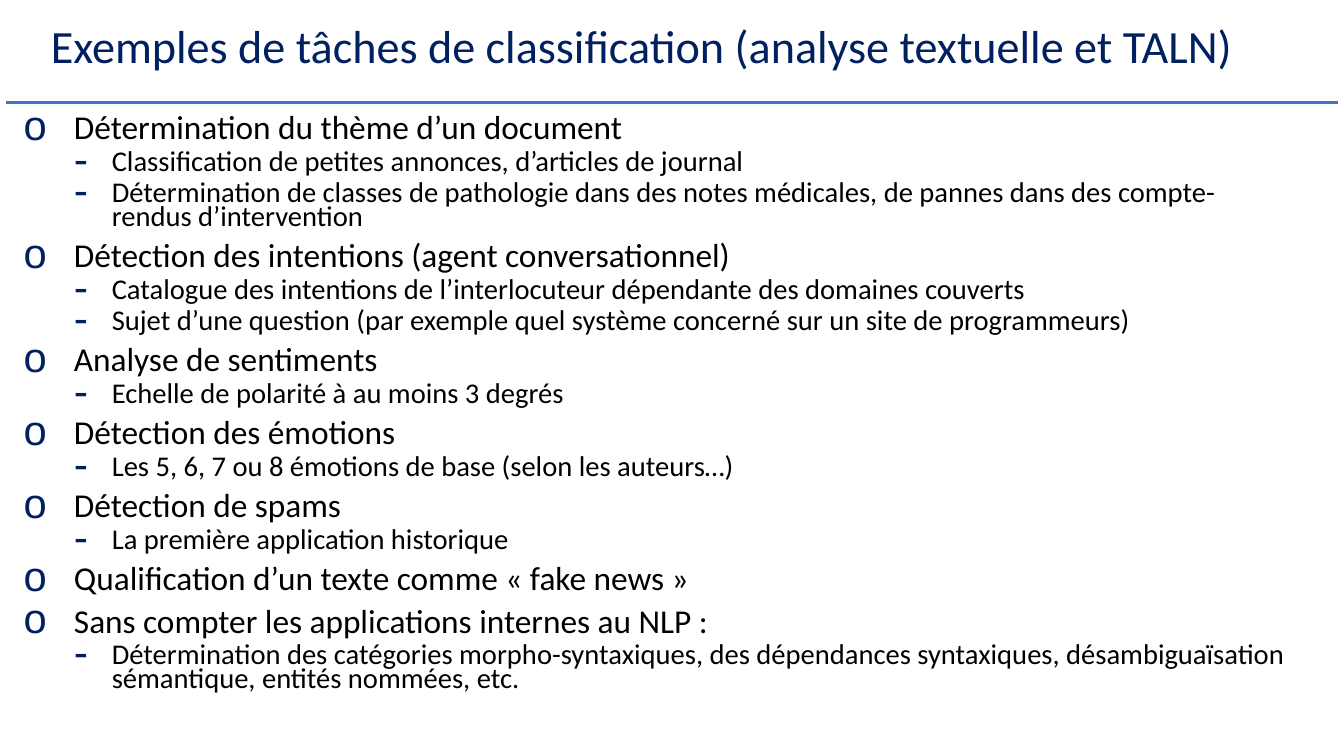
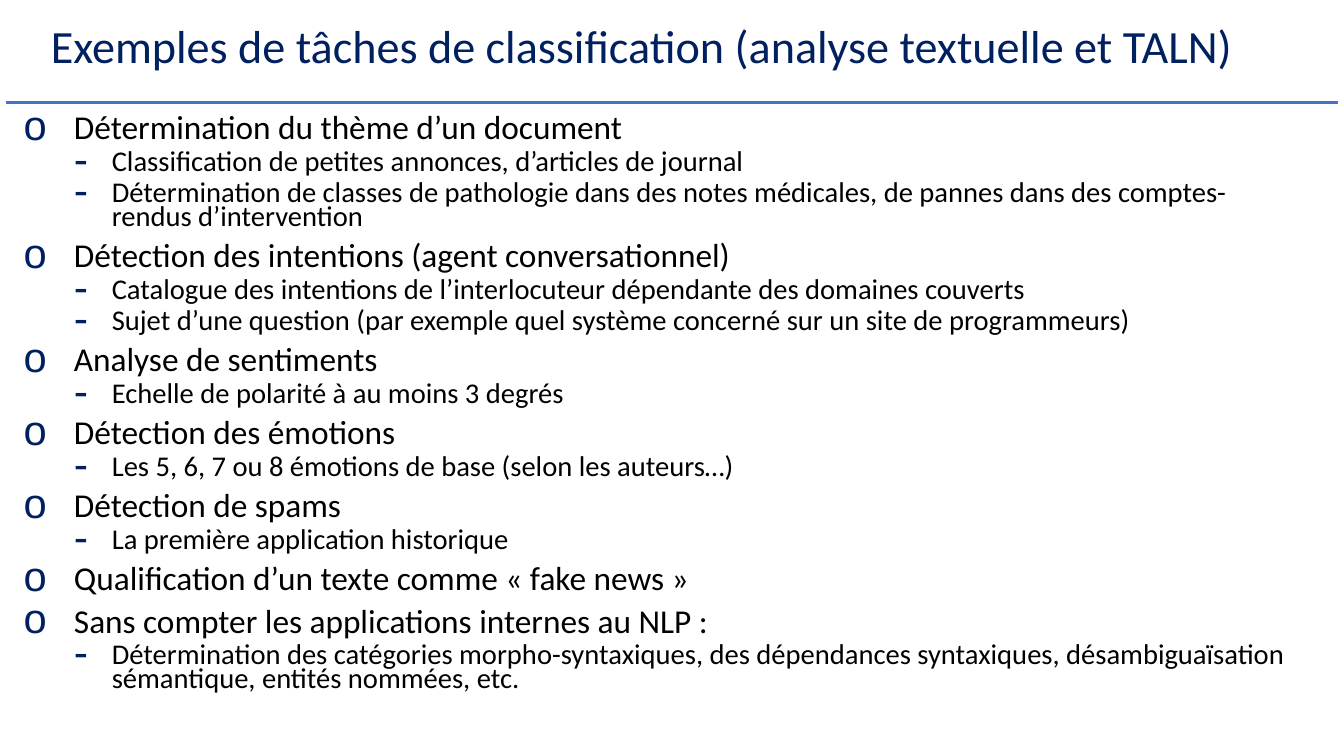
Before and after one commit to Herve-Guerin/cours-NLP-Gustave-Eiffel, a slide deck: slide 56 of Slides/NLP et Analyse Textuelle V2 - 2.pptx. Drawn at 1344x756 pixels with LibreOffice and Linux fonts; fonts in the diff are those of the drawing. Boxes give left, top, right and bottom in pixels: in the first picture for what was removed or moved away, otherwise in the second. Text is boxed around its words. In the diff, an @@ line names an element or a change of style, - is before the commit and + after.

```diff
--- a/Slides/NLP et Analyse Textuelle V2 - 2.pptx
+++ b/Slides/NLP et Analyse Textuelle V2 - 2.pptx
@@ text at (x1=112, y1=182, x2=1226, y2=227): text changed @@
-  – Détermination de classes de pathologie dans des notes médicales, de pannes dans des compte-rendus d’intervention
+  – Détermination de classes de pathologie dans des notes médicales, de pannes dans des comptes-rendus d’intervention
```
Also in this commit, not shown: 21 other slides changed, 5 slides added.
